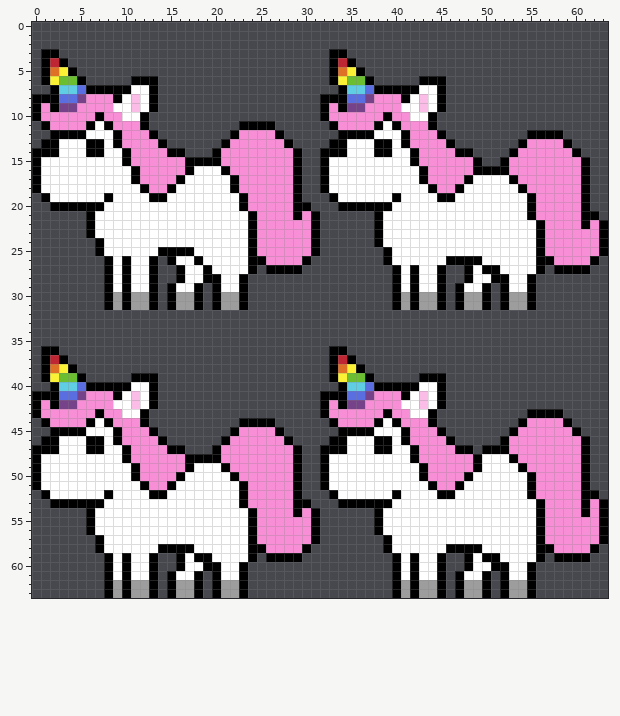
A pixel-art sprite gets an edit: Assets/Sprites/Player/Player Idle.png. The picture above is the old version.
The file is 64x64 pixels. Colours within 5 levels of each other are drawn and written as one.
Now the later version:
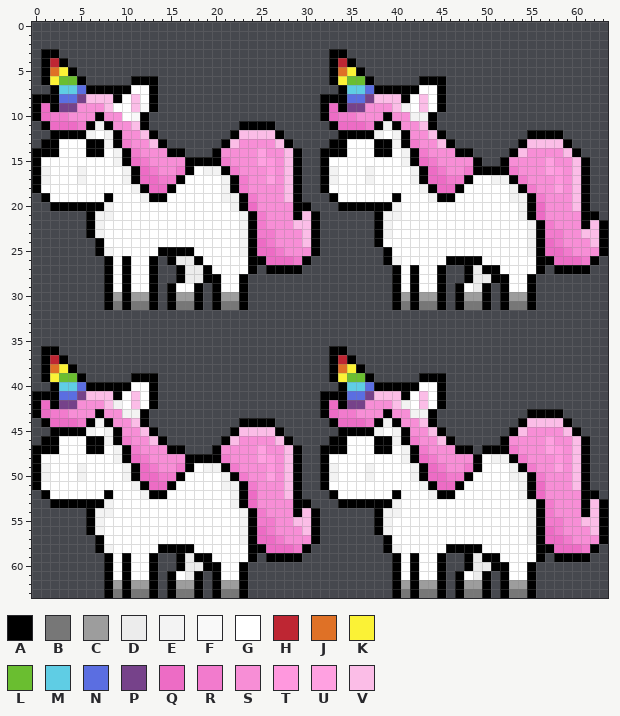
Palette (. is transparent): A #000000  B #777777  C #9d9d9d  D #ececec  E #f3f3f3  F #f9f9f9  G #ffffff  H #be2633  J #df7126  K #fbf236  L #6abe30  M #5fcde4  N #5b6ee1  P #76428a  Q #ed6cc5  R #f27bcd  S #f78ed6  T #ff98de  U #ffa1e1  V #fbbde7
Diff:
@@ x 0..63 @@
  7 ..AMMNAAAAAGGA....................AMMNAAAAAGGA..................
- 8 AAANNPSSSAGVGA..................AAANNPSSSAGVGA..................
- 9 ASAPPSSSSGGVGA..................ASAPPSSSSGGVGA..................
-10 ASSSSSSASSGGA...................ASSSSSSASSGGA...................
-11 .ASSSSAGASSSA..........AAAA......ASSSSAGASSSA...................
-12 ..AAAAGGGASSSA........ASSSSA......AAAAGGGASSSA.........AAAA.....
-13 .AAGGGAAGASSSSA......ASSSSSSA....AAGGGAAGASSSSA.......ASSSSA....
-14 AAAGGGAAGGASSSSAA...ASSSSSSSSA..AAAGGGAAGGASSSSAA....ASSSSSSA...
-15 AGGGGGGGGGASSSSSSAAAASSSSSSSSA..AGGGGGGGGGASSSSSSA..ASSSSSSSSA..
-16 AGGGGGGGGGGASSSSSAGGGASSSSSSSA..AGGGGGGGGGGASSSSSAAAASSSSSSSSA..
-17 AGGGGGGGGGGASSSSAGGGGGASSSSSSA..AGGGGGGGGGGASSSSAGGGGASSSSSSSA..
-18 AGGGGGGGGGGGASSAGGGGGGASSSSSSA..AGGGGGGGGGGGASSAGGGGGGASSSSSSA..
-19 .AGGGGGGAGGGGAAGGGGGGGGASSSSSA...AGGGGGGAGGGGAAGGGGGGGGASSSSSA..
-20 ..AAAAAAGGGGGGGGGGGGGGGASSSSSAA...AAAAAAGGGGGGGGGGGGGGGASSSSSA..
-21 ......AGGGGGGGGGGGGGGGGGASSSSASA......AGGGGGGGGGGGGGGGGASSSSSAA.
-22 ......AGGGGGGGGGGGGGGGGGASSSSSSA......AGGGGGGGGGGGGGGGGGASSSSASA
-23 ......AGGGGGGGGGGGGGGGGGASSSSSSA......AGGGGGGGGGGGGGGGGGASSSSSSA
-24 .......AGGGGGGGGGGGGGGGGASSSSSSA......AGGGGGGGGGGGGGGGGGASSSSSSA
-25 .......AGGGGGGAAAAGGGGGGASSSSSSA.......AGGGGGGGGGGGGGGGGASSSSSSA
-26 ........AGAGGA.AGGAGGGGGAASSSSA........AGGGGGGAAAAGGGGGGAASSSSA.
-27 ........AGAGGA..AGGAGGGGA.AAAA..........AGAGGA..AGAAGGGGA.AAAA..
-28 ........AGAGGA..AGGAAGGA................AGAGGA..AGGAAGGA........
-29 ........AGAGGA.AGGA.AGGA................AGAGGA.AGGA.AGGA........
+ 8 AAANNPVVVAGVGA..................AAANNPVVVAGVGA..................
+ 9 AQAPPSSSVGGVFA..................AQAPPSSSVEGVGA..................
+10 AQRRSSSASSGFA...................AQRRSSSASSEEA...................
+11 .AQQQRAEASSVA..........AAAA......AQQQRAEASSVA...................
+12 ..AAAAEGEASSVA........AVVVVA......AAAAEGEASSVA.........AAAA.....
+13 .AAGGGAAEARSSVA......AVSSSSVA....AAGGGAAEARSSVA.......AVVVVA....
+14 AAAGGGAAGEARSSSAA...ASSSSUSSVA..AAAGGGAAGEARSSSAA....AVSSSSVA...
+15 AGGGGGGGGEAQRSSSSAAAARSSSUTSVA..AGGGGGGGGEAQRSSSSA..ASSSSUSSVA..
+16 AEGGGEGGGGEAQRSSRAGEEARSSSTSVA..AEGGGEGGGGEAQRSSRAAAARSSSUTSVA..
+17 AEGGGEGGGGEAQQRRAGGGGEARSSUSVA..AEGGGEGGGGEAQQRRAGGEEARSSSTSVA..
+18 AGGGGGGGGGGEAQQAGGGGGEARSSSSVA..AGGGGGGGGGGEAQQAGGGGGEARSSUSVA..
+19 .AGGGGGGAGGGEAAGGGGGGEEARSSSVA...AGGGGGGAGGGEAAGGGGGGEEARSSSVA..
+20 ..AAAAAAEGGGGGGGGGGGGGEAQSSSSAA...AAAAAAEGGGGGGGGGGGGGEAQSSSVA..
+21 ......AEEGGGGGGGGGGGGGGEARSSSAVA......AEEGGGGGGGGGGGGGEAQSSSSAA.
+22 ......AEGGGGGGGGGGGGGGGEARSSSVVA......AEGGGGGGGGGGGGGGGEARSSSAVA
+23 ......AEGGGGGGGGGGGGGGGEARRSSSVA......AEGGGGGGGGGGGGGGGEARRSSVVA
+24 .......AGGGGGGGGGGGGGGGEAQRSSSVA......AGGGGGGGGGGGGGGGGEAQRSSSVA
+25 .......AEGGGGGAAAAGGGGGEAQQRSSSA.......AGGGGGGGGGGGGGGGEAQQRSSSA
+26 ........AGAGGA.ADDAGGGGGAAQQQRA........AEGGGGGAAAAGGGGGGAAQQQRA.
+27 ........AGAGGA..ADDAGGGGA.AAAA..........AGAGGA..ADAAGGGGA.AAAA..
+28 ........AGAGGA..ADDAAGGA................AGAGGA..ADDAAGGA........
+29 ........AGAGGA.AGGA.AGGA................AGAGGA.AGDA.AGGA........
 30 ........ACACCA.ACCA.ACCA................ACACCA.ACCA.ACCA........
-31 ........ACACCA.ACCA.ACCA................ACACCA.ACCA.ACCA........
+31 ........ABABBA.ABBA.ABBA................ABABBA.ABBA.ABBA........
 32 ................................................................
@@ x 0..63 @@
 40 ..AMMNAAAAAGGA....................AMMNAAAAAGGA..................
-41 AAANNPSSSAGVGA..................AAANNPSSSAGVGA..................
-42 ASAPPSSSSGGVGA..................ASAPPSSSSGGVGA..................
-43 ASSSSSSASSGGA...................ASSSSSSASSGGA..........AAAA.....
-44 .ASSSSAGASSSA..........AAAA......ASSSSAGASSSA.........ASSSSA....
-45 ..AAAAGGGASSSA........ASSSSA......AAAAGGGASSSA.......ASSSSSSA...
-46 .AAGGGAAGASSSSA......ASSSSSSA....AAGGGAAGASSSSA.....ASSSSSSSSA..
-47 AAAGGGAAGGASSSSAA...ASSSSSSSSA..AAAGGGAAGGASSSSAA.AAASSSSSSSSA..
-48 AGGGGGGGGGASSSSSSAAAASSSSSSSSA..AGGGGGGGGGASSSSSSAGGGASSSSSSSA..
-49 AGGGGGGGGGGASSSSSAGGGASSSSSSSA..AGGGGGGGGGGASSSSSAGGGGASSSSSSA..
-50 AGGGGGGGGGGASSSSAGGGGGASSSSSSA..AGGGGGGGGGGASSSSAGGGGGGASSSSSA..
-51 AGGGGGGGGGGGASSAGGGGGGGASSSSSA..AGGGGGGGGGGGASSAGGGGGGGASSSSSA..
-52 .AGGGGGGAGGGGAAGGGGGGGGASSSSSA...AGGGGGGAGGGGAAGGGGGGGGASSSSSAA.
-53 ..AAAAAAGGGGGGGGGGGGGGGASSSSSAA...AAAAAAGGGGGGGGGGGGGGGGASSSSASA
-54 ......AGGGGGGGGGGGGGGGGGASSSSASA......AGGGGGGGGGGGGGGGGGASSSSASA
-55 ......AGGGGGGGGGGGGGGGGGASSSSSSA......AGGGGGGGGGGGGGGGGGASSSSSSA
-56 ......AGGGGGGGGGGGGGGGGGASSSSSSA......AGGGGGGGGGGGGGGGGGASSSSSSA
-57 .......AGGGGGGGGGGGGGGGGASSSSSSA.......AGGGGGGGGGGGGGGGGASSSSSSA
-58 .......AGGGGGGAAAAGGGGGGAASSSSA........AGGGGGGAAAAGGGGGGAASSSSA.
-59 ........AGAGGA..AGAAGGGGA.AAAA..........AGAGGA..AGAAGGGGA.AAAA..
-60 ........AGAGGA..AGGAAGGA................AGAGGA..AGGAAGGA........
-61 ........AGAGGA.AGGA.AGGA................AGAGGA.AGGA.AGGA........
+41 AAANNPVVVAGVGA..................AAANNPVVVAGVGA..................
+42 AQAPPSSSVEGVGA..................AQAPPSSSVEGVGA..................
+43 AQRRSSSASSEEA...................AQRRSSSASSEEA..........AAAA.....
+44 .AQQQRAEASSVA..........AAAA......AQQQRAEASSVA.........AVVVVA....
+45 ..AAAAEGEASSVA........AVVVVA......AAAAEGEASSVA.......AVSSSSVA...
+46 .AAGGGAAEARSSVA......AVSSSSVA....AAGGGAAEARSSVA.....ASSSSUSSVA..
+47 AAAGGGAAGEARSSSAA...ASSSSUSSVA..AAAGGGAAGEARSSSAA.AAARSSSUTSVA..
+48 AGGGGGGGGEAQRSSSSAAAARSSSUTSVA..AGGGGGGGGEAQRSSSSAGEEARSSSTSVA..
+49 AEGGGEGGGGEAQRSSRAGEEARSSSTSVA..AEGGGEGGGGEAQRSSRAGGGEARSSUSVA..
+50 AEGGGEGGGGEAQQRRAGGGGEARSSUSVA..AEGGGEGGGGEAQQRRAGGGGEEARSSSVA..
+51 AGGGGGGGGGGEAQQAGGGGGEEARSSSVA..AGGGGGGGGGGEAQQAGGGGGGEAQSSSVA..
+52 .AGGGGGGAGGGEAAGGGGGGGEAQSSSVA...AGGGGGGAGGGEAAGGGGGGGEAQSSSSAA.
+53 ..AAAAAAEGGGGGGGGGGGGGEAQSSSSAA...AAAAAAEGGGGGGGGGGGGGGEARSSSAVA
+54 ......AEEGGGGGGGGGGGGGGEARSSSAVA......AEEGGGGGGGGGGGGGGEARSSSAVA
+55 ......AEGGGGGGGGGGGGGGGEARRSSVVA......AEGGGGGGGGGGGGGGGEARRSSVVA
+56 ......AEGGGGGGGGGGGGGGGEAQRSSSVA......AEGGGGGGGGGGGGGGGEAQRSSSVA
+57 .......AGGGGGGGGGGGGGGGEAQQRSSSA.......AGGGGGGGGGGGGGGGEAQQRSSSA
+58 .......AEGGGGGAAAAGGGGGGAAQQQRA........AEGGGGGAAAAGGGGGGAAQQQRA.
+59 ........AGAGGA..ADAAGGGGA.AAAA..........AGAGGA..ADAAGGGGA.AAAA..
+60 ........AGAGGA..ADDAAGGA................AGAGGA..ADDAAGGA........
+61 ........AGAGGA.AGDA.AGGA................AGAGGA.AGDA.AGGA........
 62 ........ACACCA.ACCA.ACCA................ACACCA.ACCA.ACCA........
-63 ........ACACCA.ACCA.ACCA................ACACCA.ACCA.ACCA........
+63 ........ABABBA.ABBA.ABBA................ABABBA.ABBA.ABBA........
Where, in picture pixels (left, top, right, bottom), the same in both pictures:
changed: (41, 94, 311, 310)
changed: (329, 94, 599, 265)
changed: (464, 265, 527, 310)
changed: (401, 301, 437, 310)
changed: (41, 391, 311, 598)
changed: (329, 391, 599, 553)
changed: (464, 553, 527, 598)
changed: (401, 589, 437, 598)
